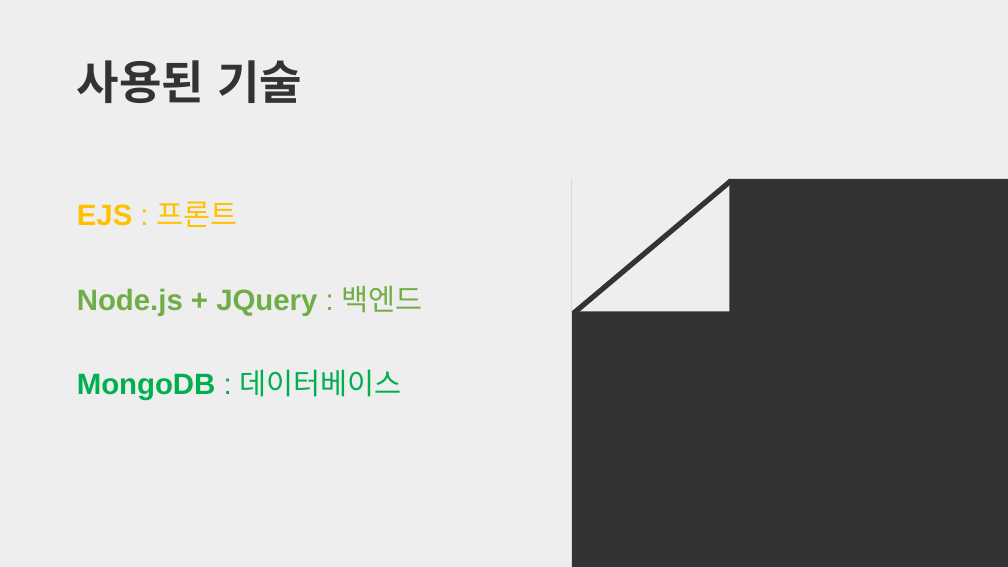
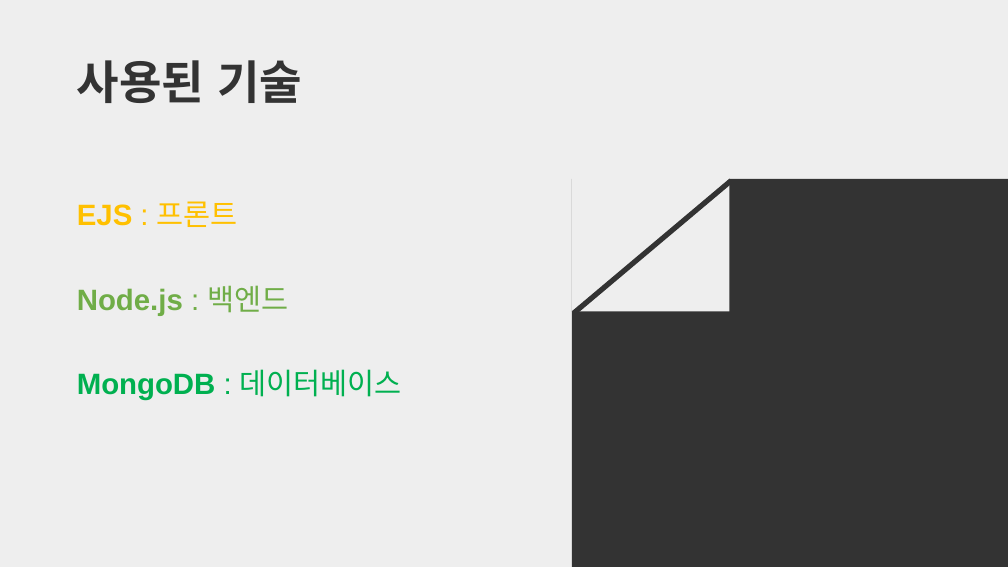
Before and after one commit to choi2j/mymemo, a slide deck: slide 4 of MyMemo.pptx. Drawn at 1008x567 pixels with LibreOffice and Linux fonts; fonts in the diff are those of the drawing. Boxes give left, top, right and bottom in pixels: in the first picture for what was removed or moved away, otherwise in the second. Text is boxed around its words. In the diff, an @@ line names an element or a change of style, - is before the commit and + after.

Commit message:
ppt edit

```diff
--- a/MyMemo.pptx
+++ b/MyMemo.pptx
@@ text at (77,285,288,316): text changed @@
-Node.js + JQuery : 백엔드
+Node.js : 백엔드
```
